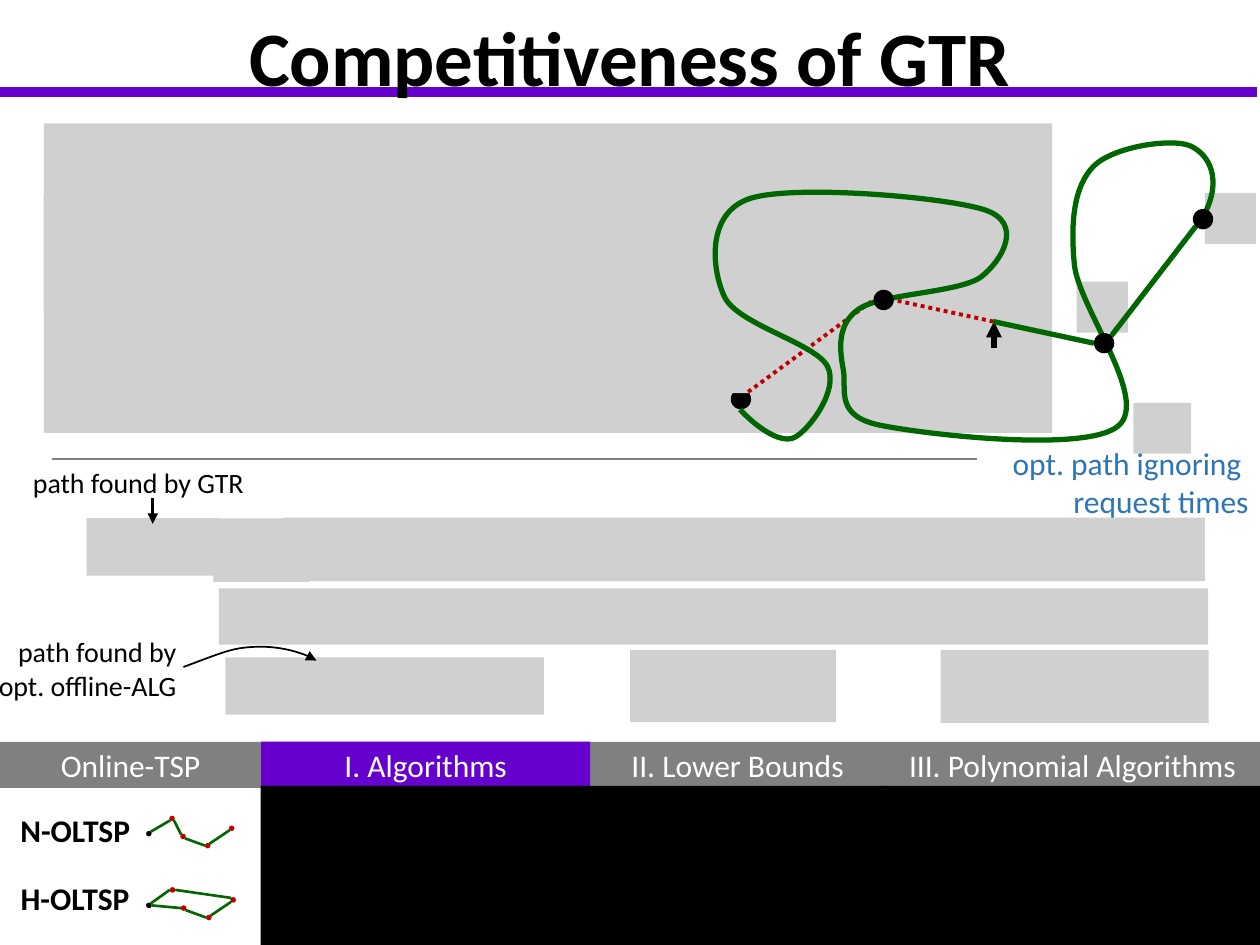
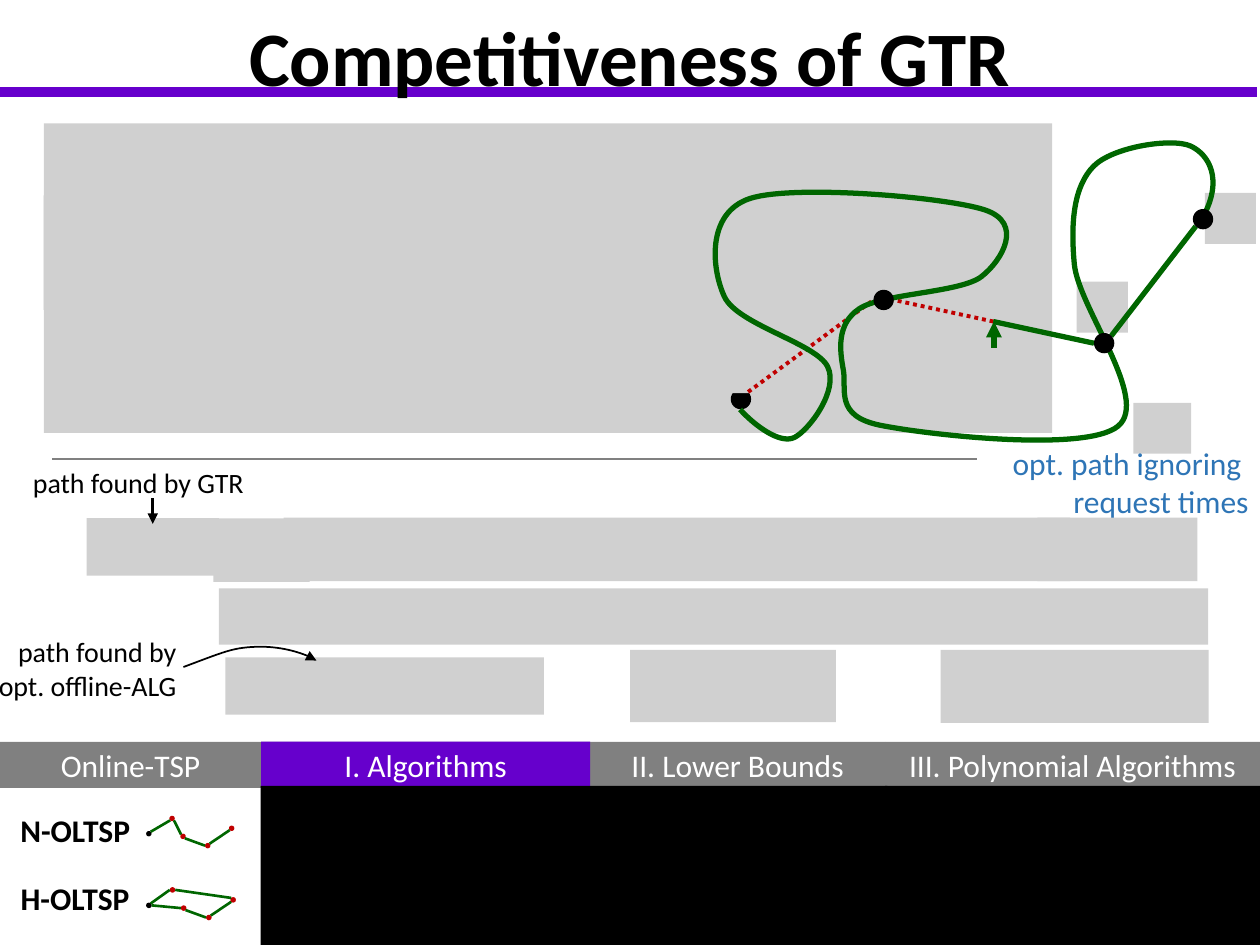
Before and after one commit to GraffL/talk-online-tsp, a slide deck: slide 9 of Präsentation43.pptx. Drawn at 1260x945 pixels with LibreOffice and Linux fonts; fonts in the diff are those of the drawing; grey boxes stand for pictures; background and template pictures are left out. Boxes give left, top, right and bottom in pixels: in the first picture for what was removed or moved away, otherwise in the second. Text is boxed around its words. In the diff, an @@ line names an element or a change of style, - is before the commit and + after.

```diff
--- a/Präsentation43.pptx
+++ b/Präsentation43.pptx
@@ arrow (994, 350) - (994, 321): stroke #000000 3 pt to #006600 3 pt @@
@@ picture: place and size @@
-picture at (284, 518, 1205, 581)
+picture at (284, 518, 1070, 581)
@@ picture added at (1037, 518, 1197, 581) @@
```
Also in this commit, not shown: 12 other slides changed, 1 slide added, 1 slide removed.
